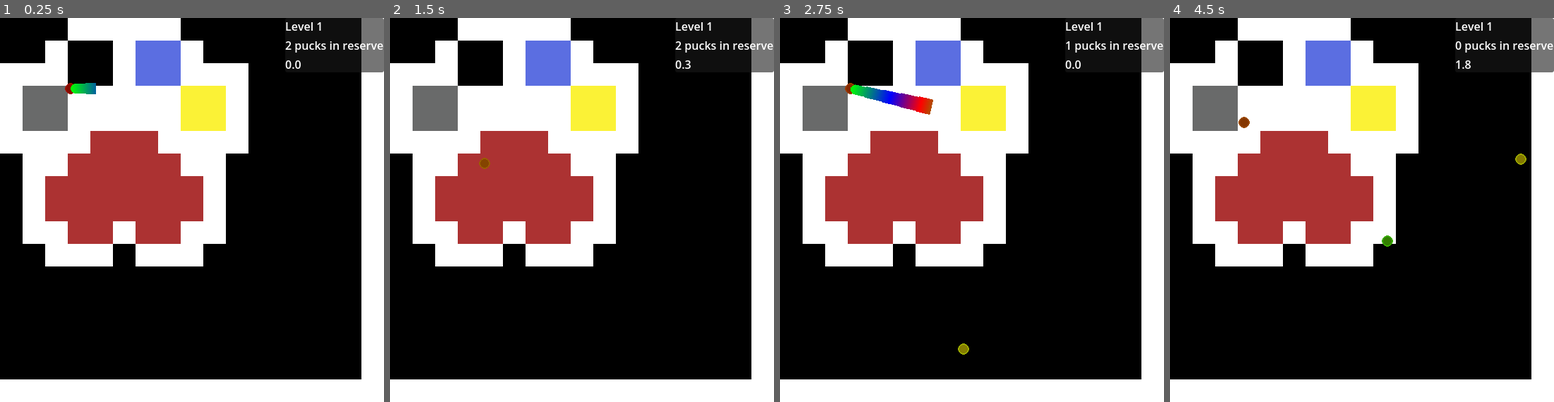
Above: before the commit, frames 1-4 (left to right).
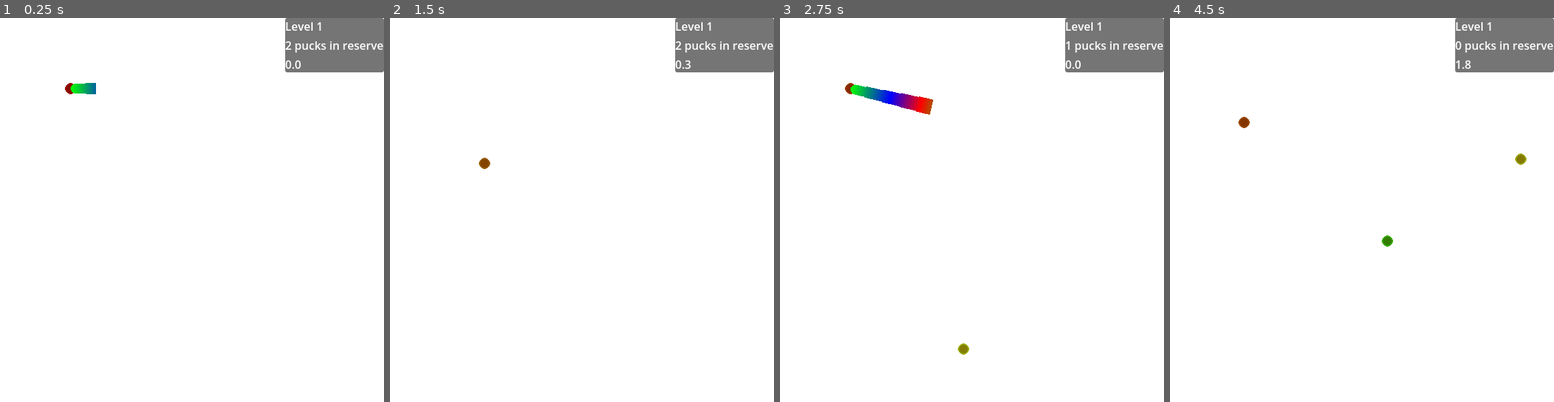
Above: after the commit, the same moments.

Repository: autumn-heights/levelherup-jam-2026
Game: Godot game, scene res://scenes/world.tscn
Same seed, same stepped clock (60 frames per second), same inputs: the game is played once before the commit and once after it.
Inputs (mouse positions are in pixels of both pictures, inside the frame that each line leads up to):
- Up to frame 1 (0.25 s): no input
- Up to frame 2 (1.5 s): tap Enter at 0.5 s; move the mouse to (666, 190) at 0.52 s; press the mouse at (666, 190) at 0.53 s; tap Space at 1.25 s; move the mouse to (505, 229) at 1.27 s; release the mouse at (505, 229) at 1.28 s; click (505, 229) at 1.35 s
- Up to frame 3 (2.75 s): move the mouse to (1010, 125) at 2.02 s; press the mouse at (1010, 125) at 2.03 s
- Up to frame 4 (4.5 s): move the mouse to (1342, 286) at 2.77 s; release the mouse at (1342, 286) at 2.78 s; click (1342, 286) at 2.85 s; move the mouse to (1477, 267) at 3.52 s; press the mouse at (1477, 267) at 3.53 s; move the mouse to (1246, 152) at 4.27 s; release the mouse at (1246, 152) at 4.28 s; click (1246, 152) at 4.35 s

The runs differ from the first frame. In frame 1, 69% of the frame differs, in the area x 0-95%, y 0-95%; in frame 2, 69%; in frame 3, 69%; in frame 4, 69%.

Commit message:
wip

Diff:
--- a/fill-bucket-golf/World/LevelGrid.tscn
+++ b/fill-bucket-golf/World/LevelGrid.tscn
@@ -24,3 +24,5 @@
 [node name="LevelGrid" type="TileMapLayer" unique_id=742980925 groups=["Region"]]
 tile_set = SubResource("TileSet_v04oy")
 script = ExtResource("1_2non0")
+
+[node name="TestTimer" type="Timer" parent="." unique_id=1584668913]
--- a/fill-bucket-golf/World/level_grid.gd
+++ b/fill-bucket-golf/World/level_grid.gd
@@ -8,6 +8,8 @@
 const tilemap_size = Vector2i(32,32)
 
 var loadedWorld : Array[ArtMap]
+# auto incremented region counter.
+# first region added = 1
 var regionCounter = 0;
 var border_coord = Vector2i(0,0)
 var blank_coord = Vector2i(1,0)
@@ -15,33 +17,19 @@
 func _ready() -> void:
 	ResetWorld()
 	construct_scene("res://ART/Beanz2.png")
+	#debugRegions()
+
+
 
 # public function:
 # set the scene from the image filename (string, e.g. "res://ART/Beanz2.png")
 # returns the size of the image set (i.e. unique tiles e.g. 16 * 16, 32 * 32, etc)
 func construct_scene(fileName) -> Vector2i:
 	var image = Image.load_from_file(fileName)
-	imageToMap(image)
-	return Vector2i(image.get_width(), image.get_height())
-
-# public function:
-# receive the puck landing event
-func puck_landed(puck: Puck):
-	pass
-
-func ResetWorld() -> void: #to do: clear regions
-	for x in tilemap_size.x:
-		for y in tilemap_size.y:
-			set_cell(Vector2i(x,y), 0, blank_coord)
-
-#To do: merge with construct
-func imageToMap(im : Image) -> void:
-	var maxX = 16
-	var maxY = 16
 	var regionMap = {} #Dictionary["color":, Array[Vector2i]]
-	for x in range(0, maxX):
-		for y in range(0, maxY):
-			var colour :Color = im.get_pixel(x, y)
+	for x in range(0, image.get_width()):
+		for y in range(0, image.get_height()):
+			var colour :Color = image.get_pixel(x, y)
 			var colourname = "{0}, {1}, {2}".format([colour.r, colour.g, colour.b])
 			if(regionMap.keys().has(colourname)):
 				regionMap[colourname].append(Vector2i(x,y))
@@ -50,15 +38,31 @@
 				regionMap[colourname] = regionList
 				regionList.append(Vector2i(x,y))
 
-	var debugCounter = 0; #delete later
-	for yy in regionMap.keys():
-		var p = AddRegion(regionMap[yy])
-		SetRegion(p, Vector2i(debugCounter, 0))
-		debugCounter += 1
+	for uniqueRegion in regionMap.keys():
+		AddRegion(regionMap[uniqueRegion])
 
-func _process(_delta: float) -> void: #to do: should do nothing
-	for art in loadedWorld:
-		set_cell(art.Gridspace, 0, art.AssetCoordinate)
+	return Vector2i(image.get_width(), image.get_height())
+
+# public function:
+# receive the puck landing event
+func puck_landed(puck: Puck):
+	#identify region
+	var cell : Vector2i = get_cell_atlas_coords(puck.position)
+	var artmap :ArtMap  = GetCell(cell.x, cell.y)
+	SetRegion(artmap.Region, Vector2i(3,0)) #to do: get the colour from the puck
+
+func ResetWorld(clearWorld = true) -> void:
+	for x in tilemap_size.x:
+		for y in tilemap_size.y:
+			set_cell(Vector2i(x,y), 0, blank_coord)
+	if(clearWorld):
+		for cell in loadedWorld:
+			cell.AssetCoordinate = blank_coord
+			cell.Region = 0
+		regionCounter = 0
+
+func _process(_delta: float) -> void:
+	pass
 
 #internal use only
 #take the list of pixels corresponding to the array and set it to a new region
@@ -74,6 +78,7 @@
 	for cell in loadedWorld:
 		if (cell.Region == regionId):
 			cell.AssetCoordinate = colour
+			set_cell(cell.Gridspace, 0, cell.AssetCoordinate)
 
 #internal use only
 #dogshit lookup for pixel at x and y
@@ -85,3 +90,29 @@
 	var newCell = ArtMap.new(Vector2i(x,y), Vector2i(0,0), 0)
 	loadedWorld.append(newCell)
 	return newCell
+
+var debugCounter :int = 0
+var debugPalette = [Vector2i(3,0), Vector2i(4,0), Vector2i(5,0), Vector2i(6,0), Vector2i(7,0)]
+
+func debugRegions(useTimer = true) -> void:
+	if(useTimer):
+		debugCounter = 0
+		$TestTimer.timeout.connect(on_test_timer_timeout)
+		$TestTimer.wait_time = 0.5
+		$TestTimer.one_shot = false
+		$TestTimer.start()
+	else:
+		for i in range(0, regionCounter + 1):
+			var debugColour = debugPalette[i % 5]
+			SetRegion(i, debugColour)
+
+
+func on_test_timer_timeout():
+	#var pastRegion = debugCounter - 1 % regionCounter
+#
+	#SetRegion(pastRegion, blank_coord)
+	ResetWorld(false)
+	var debugColour : Vector2i = debugPalette[debugCounter % 3]
+	SetRegion(debugCounter, debugColour)
+	debugCounter += 1
+	debugCounter = debugCounter % regionCounter + 1
Binary file changed: fill-bucket-golf/ART/Beanz2.png
